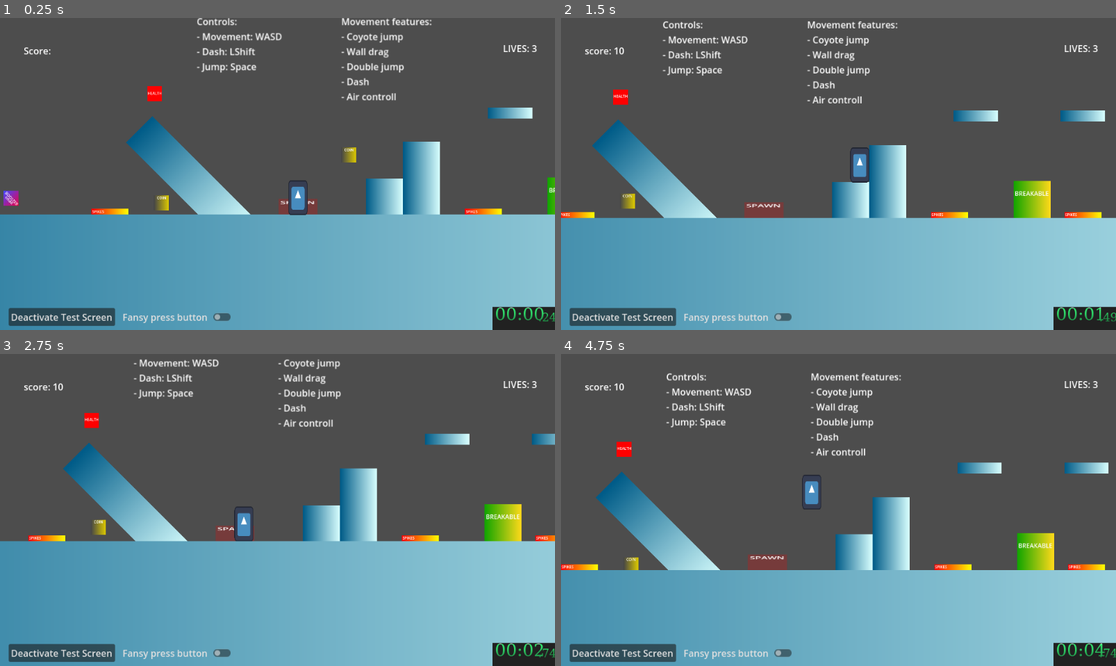
Above: before the commit, frames 1-4 (two rows, left to right).
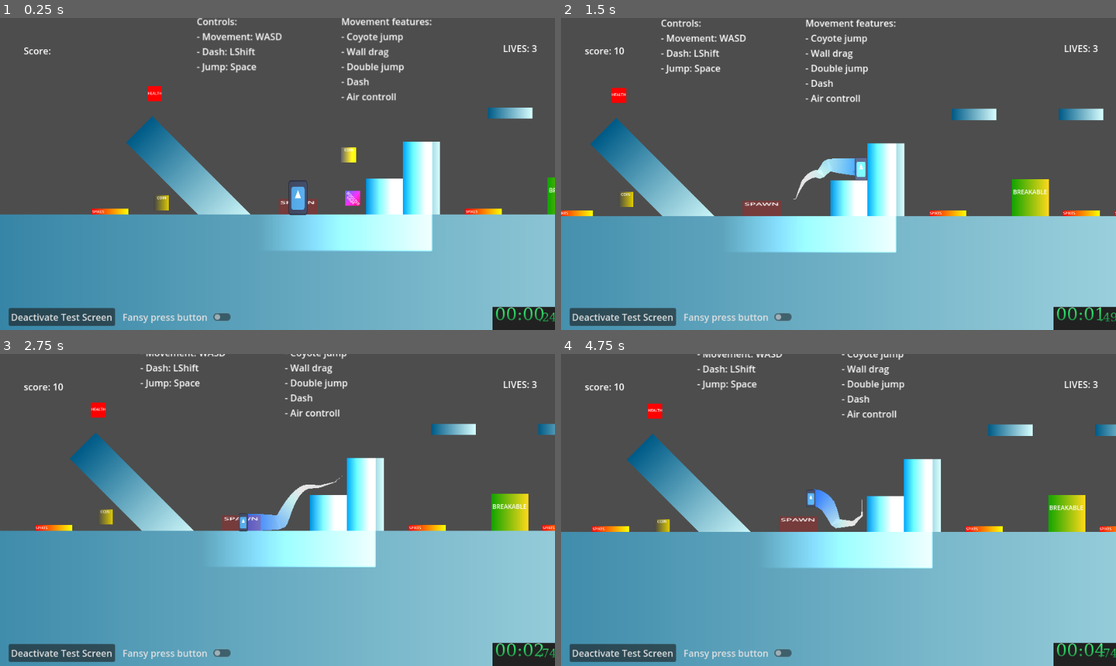
Above: after the commit, the same moments.

Repository: Nispeter/VaultHunter_CGS
Game: Godot game, scene res://scenes/TestScene_DEV.tscn
The game is run twice, just before and just after one commit, with the same random seed, the same clock (stepped at 60 frames per second) and the same inputs. The engine's default icon, where the game draws it, is replaced by a stand-in: a white triangle on a blue panel in a dark square.
Inputs (mouse positions are in pixels of both pictures, inside the frame that each line leads up to):
- Up to frame 1 (0.25 s): no input
- Up to frame 2 (1.5 s): move the mouse to (960, 158) at 0.52 s; hold Right (ui_right) from 0.53 s (still down); tap Shift (dash) at 0.6 s; tap Space (jump) at 0.77 s; move the mouse to (727, 189) at 1.27 s; tap F (grapple) at 1.35 s
- Up to frame 3 (2.75 s): tap Space (jump) at 1.52 s; move the mouse to (333, 441) at 2.02 s; release Right (ui_right) at 2.03 s; hold Left (ui_left) from 2.03 s (still down); tap Shift (dash) at 2.1 s
- Up to frame 4 (4.75 s): move the mouse to (810, 572) at 2.77 s; release Left (ui_left) at 2.78 s; hold Right (ui_right) 2.78-4.28 s; tap F (grapple) at 2.85, 4.35 s; tap Space (jump) at 3.02, 3.77, 4.52 s; move the mouse to (1005, 556) at 3.52 s; tap Shift (dash) at 3.6 s; move the mouse to (672, 463) at 4.27 s; hold Left (ui_left) from 4.28 s (still down)

The runs differ from the first frame. In frame 1, 5.8% of the frame differs, in the area x 0-78%, y 39-75%; in frame 2, 9.4%; in frame 3, 15%; in frame 4, 24%, in the area x 0-100%, y 0-70%.

Commit message:
player trail

Diff:
--- a/prefabs/Player_prefab.tscn
+++ b/prefabs/Player_prefab.tscn
@@ -6,8 +6,16 @@
 [ext_resource type="Script" path="res://scripts/entities/player/PlayerMovement.gd" id="4_j04j7"]
 [ext_resource type="Script" path="res://scripts/entities/player/GrapplingController.gd" id="5_q8qsd"]
 [ext_resource type="Script" path="res://scripts/entities/player/BoosterManager.gd" id="6_83w3w"]
+[ext_resource type="Script" path="res://scripts/entities/player/Trail.gd" id="7_kyc3l"]
 
 [sub_resource type="CapsuleShape2D" id="CapsuleShape2D_5fflx"]
+
+[sub_resource type="Curve" id="Curve_rmatb"]
+_data = [Vector2(0, 0), 0.0, -0.0393948, 0, 0, Vector2(1, 1), 0.0, 0.0, 0, 0]
+point_count = 2
+
+[sub_resource type="Gradient" id="Gradient_bp2o1"]
+colors = PackedColorArray(1, 1, 1, 0.784314, 0.105882, 0.341176, 0.992157, 1)
 
 [node name="Player" type="CharacterBody2D" groups=["player"]]
 position = Vector2(183, 408)
@@ -124,4 +132,13 @@
 script = ExtResource("4_j04j7")
 max_jumps = 2
 
+[node name="Trail" type="Line2D" parent="."]
+show_behind_parent = true
+z_index = -1
+width = 30.0
+width_curve = SubResource("Curve_rmatb")
+gradient = SubResource("Gradient_bp2o1")
+script = ExtResource("7_kyc3l")
+point_lenght = 49
+
 [connection signal="loose_lives" from="HealthController" to="." method="_loose_live"]
--- a/scenes/TestScene_DEV.tscn
+++ b/scenes/TestScene_DEV.tscn
@@ -75,6 +75,13 @@
 gradient = SubResource("Gradient_m07c4")
 fill_to = Vector2(0, 1)
 
+[sub_resource type="OccluderPolygon2D" id="OccluderPolygon2D_ucy6e"]
+
+[sub_resource type="Gradient" id="Gradient_5443s"]
+
+[sub_resource type="GradientTexture2D" id="GradientTexture2D_s7dek"]
+gradient = SubResource("Gradient_5443s")
+
 [node name="Node2D" type="Node2D"]
 
 [node name="Info" type="Node2D" parent="."]
@@ -193,9 +200,8 @@
 horizontal_alignment = 1
 
 [node name="Booster4" parent="Map/Interactables" instance=ExtResource("1_lmtrh")]
-position = Vector2(-246, 530)
+position = Vector2(345, 530)
 type = 3
-duration = 4
 
 [node name="Label2" type="Label" parent="Map/Interactables/Booster4"]
 offset_left = -25.0
@@ -505,6 +511,18 @@
 scale = Vector2(1, 0.6)
 texture = SubResource("GradientTexture2D_gha4y")
 
+[node name="PostProc" type="Node2D" parent="."]
+
+[node name="LightOccluder2D" type="LightOccluder2D" parent="PostProc"]
+position = Vector2(330, 469)
+scale = Vector2(4.76, 4.76)
+occluder = SubResource("OccluderPolygon2D_ucy6e")
+
+[node name="PointLight2D" type="PointLight2D" parent="PostProc"]
+position = Vector2(330, 469)
+scale = Vector2(4.76, 4.76)
+texture = SubResource("GradientTexture2D_s7dek")
+
 [connection signal="pressed" from="UI2/TestScreen/Button" to="UI2/TestScreen" method="button_press"]
 
 [editable path="Map/Interactables/Booster1"]
--- a/scripts/entities/player/BoosterManager.gd
+++ b/scripts/entities/player/BoosterManager.gd
@@ -26,7 +26,7 @@
 			await delay(duration)
 			player_body.movement_controller.max_jumps -= 1
 		3:
-			#BUG: if hook daectivated while is active results on a bug
+
 			print_debug("Shrink Booster Activated!")
 			var start_scale = player_body.scale
 			var target_scale = 0.5 * player_body.scale
--- /dev/null
+++ b/scripts/entities/player/Trail.gd
@@ -0,0 +1,14 @@
+extends Line2D
+
+@export var point_lenght = 50
+var point_velocity = Vector2()
+
+func _ready():
+	top_level = true
+
+func _process(delta):
+
+	point_velocity = get_parent().global_position
+	add_point(point_velocity)
+	while get_point_count() > point_lenght:
+		remove_point(0)
Binary file added: assets/03.png
Not shown, added: assets/03.png.import
Not shown: 1 places in prefabs/Player_prefab.tscn that only renumber resources
Not shown: 1 places in scenes/TestScene_DEV.tscn that only renumber resources
